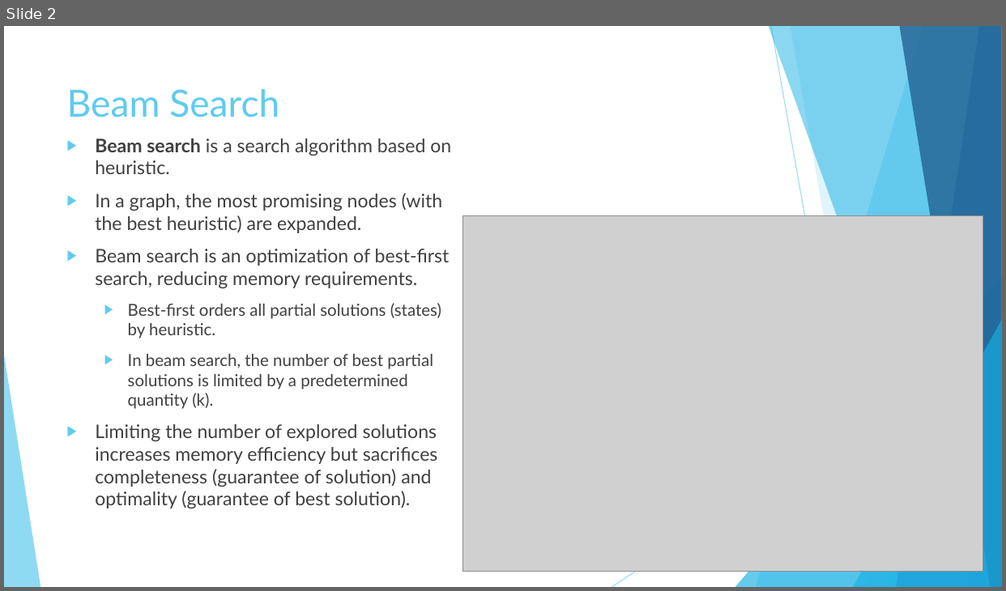
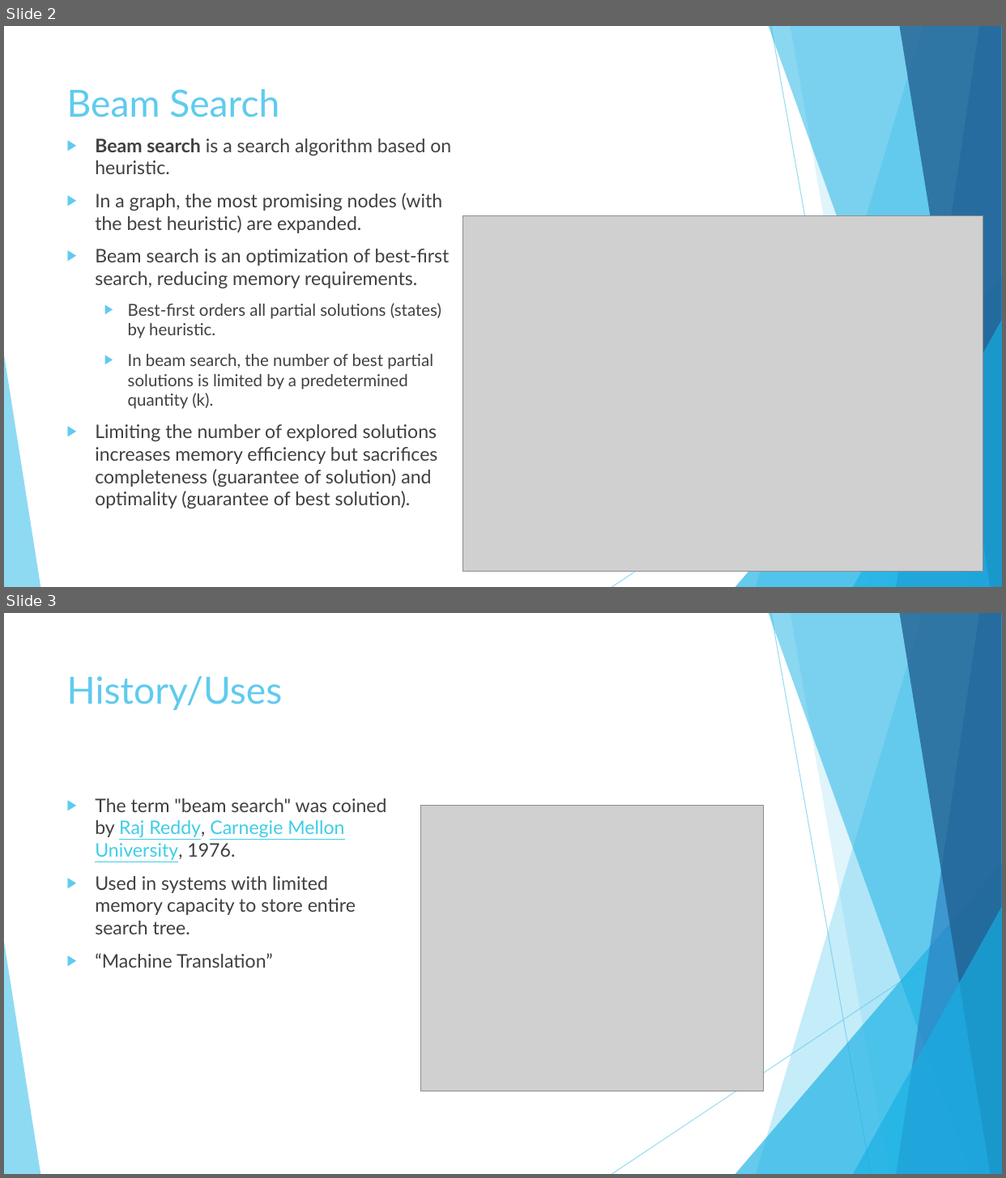
Before and after one commit to nbelliot/comp401, a slide deck: presentation2/Presentation.pptx. Shown one above the other, each under a label of ours: slide 2 before the commit, slides 2 and 3 after it. The pictures are 1006x591 and 1006x1178 pixels, drawn with LibreOffice and Linux fonts; fonts in the diff are those of the drawing; grey boxes stand for pictures. Boxes give left, top, right and bottom in pixels: in the first picture for what was removed or moved away, otherwise in the second. Text is boxed around its words. In the diff, an @@ line names an element or a change of style, - is before the commit and + after.

```diff
--- a/presentation2/Presentation.pptx
+++ b/presentation2/Presentation.pptx
@@ slide 3 added at [4, 613, 1002, 1174], background #FFFFFF; not listed: 10 template elements that a slide beside it also shows @@
@@ title added at [67, 676, 283, 710], 36 pt, text #5FCBEF @@
+History/Uses
@@ text added at [95, 798, 386, 968], 18 pt, text #404040 @@
+▶ The term "beam search" was coined by Raj Reddy, Carnegie Mellon University, 1976.
+▶ Used in systems with limited memory capacity to store entire search tree.
+▶ “Machine Translation”
@@ picture added at [421, 806, 764, 1093] @@
```
Also in this commit, not shown: 2 slides changed, 1 other slide added, 6 slides removed.
